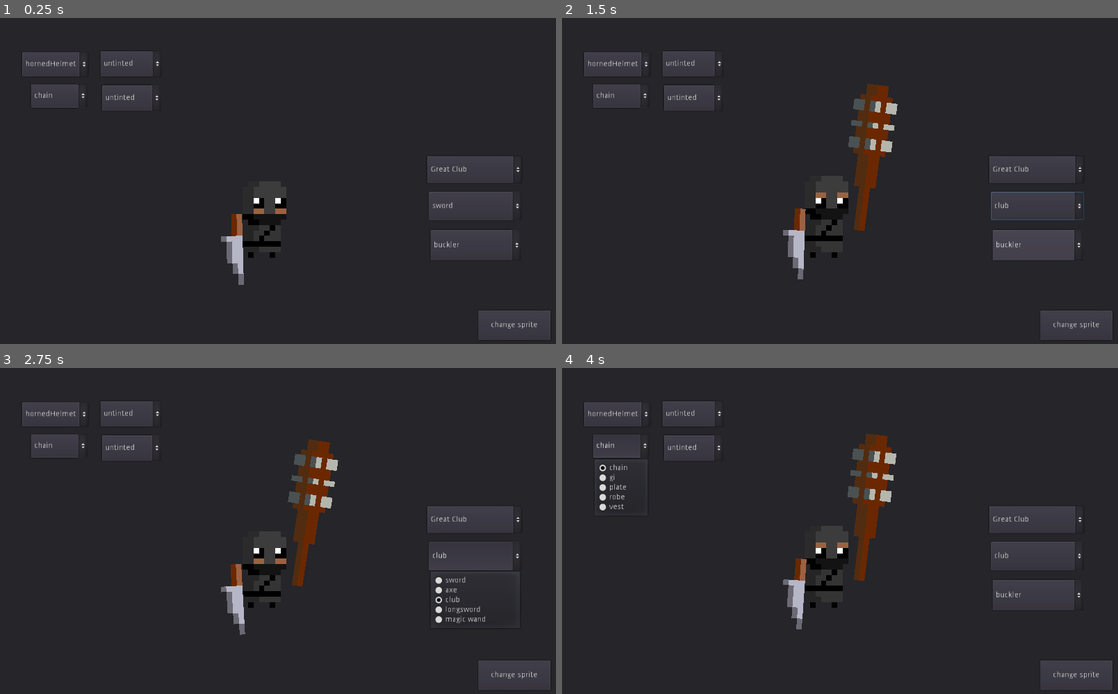
Above: before the commit, frames 1-4 (two rows, left to right).
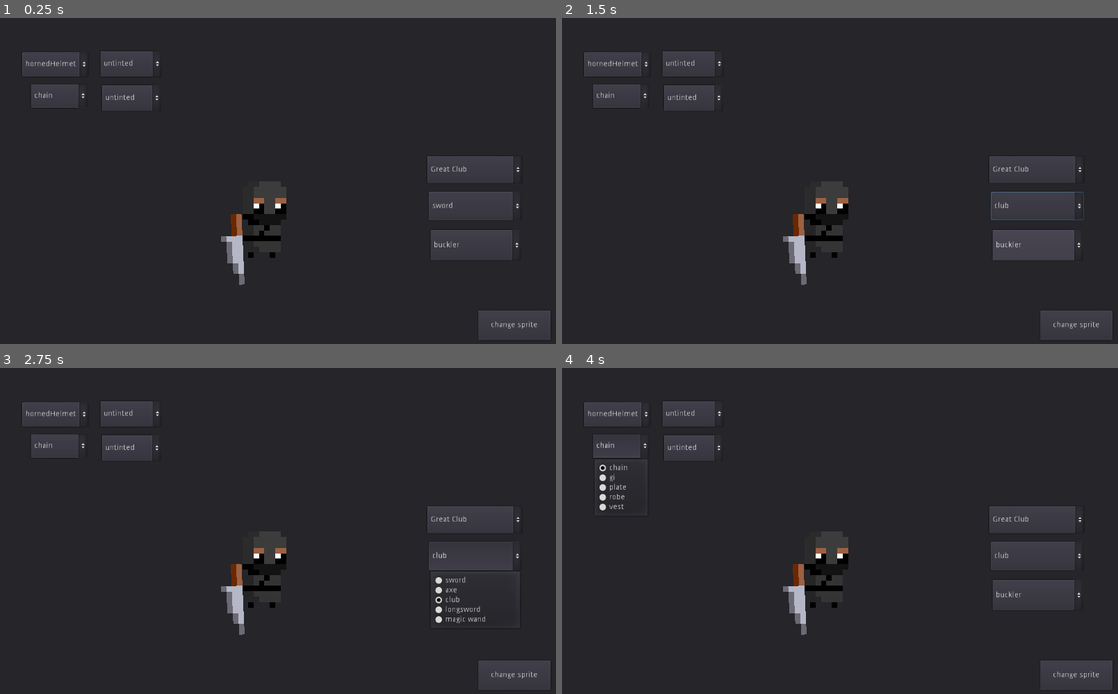
Above: after the commit, the same moments.

Repository: Christopher-Duffy/hotFireGame
Game: Godot game, scene res://scenes/world.tscn
Same seed, same stepped clock (60 frames per second), same inputs: the game is played once before the commit and once after it. This scene is started directly instead of the project's main scene.
Inputs:
- Up to frame 1 (0.25 s): no input
- Up to frame 2 (1.5 s): click "sword" at 0.5 s; click "buckler" at 1.25 s
- Up to frame 3 (2.75 s): click "club" at 2 s
- Up to frame 4 (4 s): click "untinted" at 2.75 s; click "chain" at 3.5 s

The runs differ from the first frame. In frame 1, 0.5% of the frame differs, in the area x 40-52%, y 55-82%; in frame 2, 2.6%; in frame 3, 2.5%; in frame 4, 2.7%, in the area x 39-61%, y 20-82%.
Error after the commit: Attempt to call function 'get_children' in base 'null instance' on a null instance. (res://scripts/playerAnimationDemo.gd:11)

Commit message:
Changing Sprites over the network

Diff:
--- a/scenes/characterComponents/playerSprite.tscn
+++ b/scenes/characterComponents/playerSprite.tscn
@@ -213,20 +213,20 @@
 "name": "idle_plate",
 "speed": 5.0
 }, {
+"frames": [ ExtResource( 12 ), ExtResource( 18 ), ExtResource( 21 ), ExtResource( 14 ) ],
+"loop": true,
+"name": "idle_vest",
+"speed": 5.0
+}, {
+"frames": [ ExtResource( 16 ), ExtResource( 10 ), ExtResource( 5 ), ExtResource( 24 ) ],
+"loop": true,
+"name": "idle_robe",
+"speed": 5.0
+}, {
 "frames": [ ExtResource( 20 ), ExtResource( 6 ), ExtResource( 3 ), ExtResource( 9 ) ],
 "loop": true,
 "name": "idle_chain",
 "speed": 8.0
-}, {
-"frames": [ ExtResource( 16 ), ExtResource( 10 ), ExtResource( 5 ), ExtResource( 24 ) ],
-"loop": true,
-"name": "idle_robe",
-"speed": 5.0
-}, {
-"frames": [ ExtResource( 12 ), ExtResource( 18 ), ExtResource( 21 ), ExtResource( 14 ) ],
-"loop": true,
-"name": "idle_vest",
-"speed": 5.0
 }, {
 "frames": [ ExtResource( 19 ), ExtResource( 13 ), ExtResource( 1 ), ExtResource( 4 ) ],
 "loop": true,
@@ -253,12 +253,14 @@
 frame = 2
 
 [node name="Shirt" type="AnimatedSprite" parent="."]
+visible = false
 modulate = Color( 0.262745, 0.882353, 0.0666667, 1 )
 frames = SubResource( 3 )
 animation = "idle"
 frame = 2
 
 [node name="Skin" type="Sprite" parent="."]
+visible = false
 modulate = Color( 0.835294, 0.694118, 0.517647, 1 )
 position = Vector2( 0, 1 )
 texture = ExtResource( 22 )
--- a/scripts/characterComponents/player.gd
+++ b/scripts/characterComponents/player.gd
@@ -25,7 +25,7 @@
 			motion += Vector2(0, 1)
 
 		if Input.is_action_pressed("attack"):
-			$Weapon.attack()
+			$weapon.attack()
 
 		rpc_unreliable('set_puppet_physics', position, motion)
 	else:
@@ -46,8 +46,37 @@
 func set_player_name(new_name):
 	print("set name "+new_name)
 
-
 func _ready():
 	if is_network_master():
 		get_node("camera").current=true
 	puppet_pos = position
+
+func setHat(hat,hatColor):
+	rpc('setHatNetwork',hat,hatColor)
+
+remotesync func setHatNetwork(hat,hatColor):
+	$playerSprite.setHatSprite(hat,hatColor)
+
+func setArmor(armor,armorColor):
+	rpc('setArmorNetwork',armor,armorColor)
+
+remotesync func setArmorNetwork(armor,armorColor):
+	$playerSprite.setArmorSprite(armor,armorColor)
+
+func setMainHand(mainHand):
+	rpc('setMainHandNetwork',mainHand)
+
+remotesync func setMainHandNetwork(mainHand):
+	$playerSprite.setMainHandSprite(mainHand)
+
+func setOffHand(offHand):
+	rpc('setOffHandNetwork',offHand)
+
+remotesync func setOffHandNetwork(offHand):
+	$playerSprite.setOffHandSprite(offHand)
+
+func setTwoHand(twoHand):
+	rpc('setTwoHandNetwork',twoHand)
+
+remotesync func setTwoHandNetwork(twoHand):
+	$playerSprite.setTwoHandSprite(twoHand)
--- a/scripts/characterComponents/playerSprite.gd
+++ b/scripts/characterComponents/playerSprite.gd
@@ -67,17 +67,13 @@
 	offHandSprite.visible = true
 	offHandSprite.set_texture(weaponDict[imgName])
 
-func setHatSprite(imgName):
+func setHatSprite(imgName, color):
 	hatSprite.set_texture(hatDict[imgName])
+	hatSprite.modulate = colorDict[color]
 
-func setArmorSprite(type):
+func setArmorSprite(type,color):
 	armorType = type
 	armorSprite.animation = "idle_"+armorType
-
-func setHatSpriteColor(color):
-	hatSprite.modulate = colorDict[color]
-
-func setArmorSpriteColor(color):
 	armorSprite.modulate = colorDict[color]
 
 # Called when the node enters the scene tree for the first time.
--- a/scripts/gamestate.gd
+++ b/scripts/gamestate.gd
@@ -14,6 +14,8 @@
 
 # Name for my player.
 var player_name = "The Warrior"
+
+var playerNode = null
 
 # Names for remote players in id:name format.
 var players = {}
@@ -101,6 +103,7 @@
 		if p_id == get_tree().get_network_unique_id():
 			# If node for this peer id, set name.
 			player.set_player_name(player_name)
+			playerNode = player
 		else:
 			# Otherwise set name from peer.
 			player.set_player_name(players[p_id])
--- a/scripts/playerAnimationDemo.gd
+++ b/scripts/playerAnimationDemo.gd
@@ -4,14 +4,24 @@
 # Declare member variables here. Examples:
 # var a = 2
 # var b = "text"
-
+var thisPlayer
 
 # Called when the node enters the scene tree for the first time.
 func _ready():
+	print(get_node("/root/world/Players").get_children())
+
 	get_node("playerSprite").get_node("AnimationPlayer").play("idle")
 	pass # Replace with function body.
 
+var hatColor = "untinted"
+var hat = "ninjaHood"
 
+var armorColor = "untinted"
+var armor = "gi"
+
+var mainHand = "sword"
+var offHand = "dagger"
+var twoHand = "buster"
 # Called every frame. 'delta' is the elapsed time since the previous frame.
 #func _process(delta):
 #	pass
@@ -20,104 +30,113 @@
 func _on_2hand_selected(index):
 	match index:
 		0:
-			get_node("playerSprite").setTwoHandSprite("greatclub")
+			twoHand = "greatclub"
 		1:
-			get_node("playerSprite").setTwoHandSprite("buster")
+			twoHand = "buster"
 		2:
-			get_node("playerSprite").setTwoHandSprite("goldenBuster")
+			twoHand = "goldenBuster"
 		3:
-			get_node("playerSprite").setTwoHandSprite("demonicBuster")
+			twoHand = "demonicBuster"
 		4:
-			get_node("playerSprite").setTwoHandSprite("greataxe")
+			twoHand = "greataxe"
+	gamestate.playerNode.setTwoHand(twoHand)
 
 
 func _on_mainhand_item_selected(index):
 	match index:
 		0:
-			get_node("playerSprite").setMainHandSprite("sword")
+			mainHand = "sword"
 		1:
-			get_node("playerSprite").setMainHandSprite("axe")
+			mainHand = "axe"
 		2:
-			get_node("playerSprite").setMainHandSprite("club")
+			mainHand = "club"
 		3:
-			get_node("playerSprite").setMainHandSprite("longsword")
+			mainHand = "longsword"
 		4:
-			get_node("playerSprite").setMainHandSprite("magicWand")
+			mainHand = "magicWand"
+	gamestate.playerNode.setMainHand(mainHand)
 
 
 func _on_OptionButton_item_selected(index):
 	match index:
 		0:
-			get_node("playerSprite").setOffHandSprite("buckler")
+			offHand = "buckler"
 		1:
-			get_node("playerSprite").setOffHandSprite("dagger")
+			offHand = "dagger"
 		2:
-			get_node("playerSprite").setOffHandSprite("holySymbol")
+			offHand = "holySymbol"
 		3:
-			get_node("playerSprite").setOffHandSprite("kiteShield")
+			offHand = "kiteShield"
 		4:
-			get_node("playerSprite").setOffHandSprite("voodooHead")
-
+			offHand = "voodooHead"
+	gamestate.playerNode.setOffHand(offHand)
 
 func _on_OptionButton2_item_selected(index):
-		match index:
-			0:
-				get_node("playerSprite").setHatSpriteColor("untinted")
-			1:
-				get_node("playerSprite").setHatSpriteColor("dark")
-			2:
-				get_node("playerSprite").setHatSpriteColor("ruby")
-			3:
-				get_node("playerSprite").setHatSpriteColor("emerald")
-			4:
-				get_node("playerSprite").setHatSpriteColor("sapphire")
-			5:
-				get_node("playerSprite").setHatSpriteColor("gold")
+	match index:
+		0:
+			hatColor="untinted"
+		1:
+			hatColor="dark"
+		2:
+			hatColor="ruby"
+		3:
+			hatColor="emerald"
+		4:
+			hatColor="sapphire"
+		5:
+			hatColor="gold"
+	get_node("playerSprite").setHatSprite(hat,hatColor)
+	gamestate.playerNode.setHat(hat,hatColor)
 
 
 func _on_OptionButton4_item_selected(index):
-		match index:
-			0:
-				get_node("playerSprite").setArmorSpriteColor("untinted")
-			1:
-				get_node("playerSprite").setArmorSpriteColor("dark")
-			2:
-				get_node("playerSprite").setArmorSpriteColor("ruby")
-			3:
-				get_node("playerSprite").setArmorSpriteColor("emerald")
-			4:
-				get_node("playerSprite").setArmorSpriteColor("sapphire")
-			5:
-				get_node("playerSprite").setArmorSpriteColor("gold")
+	match index:
+		0:
+			armorColor="untinted"
+		1:
+			armorColor="dark"
+		2:
+			armorColor="ruby"
+		3:
+			armorColor="emerald"
+		4:
+			armorColor="sapphire"
+		5:
+			armorColor="gold"
+	get_node("playerSprite").setArmorSprite(armor,armorColor)
+	gamestate.playerNode.setArmor(armor,armorColor)
 
 
 func _on_hatButton_item_selected(index):
 	match index:
-			0:
-				get_node("playerSprite").setHatSprite("hornedHelmet")
-			1:
-				get_node("playerSprite").setHatSprite("ninjaHood")
-			2:
-				get_node("playerSprite").setHatSprite("plateHelm")
-			3:
-				get_node("playerSprite").setHatSprite("skullCap")
-			4:
-				get_node("playerSprite").setHatSprite("wizardHat")
-
+		0:
+			hat="hornedHelmet"
+		1:
+			hat="ninjaHood"
+		2:
+			hat="plateHelm"
+		3:
+			hat="skullCap"
+		4:
+			hat="wizardHat"
+	get_node("playerSprite").setHatSprite(hat,hatColor)
+	gamestate.playerNode.setHat(hat,hatColor)
 
 
 func _on_armortype_item_selected(index):
 	match index:
-			0:
-				get_node("playerSprite").setArmorSprite("chain")
-			1:
-				get_node("playerSprite").setArmorSprite("gi")
-			2:
-				get_node("playerSprite").setArmorSprite("plate")
-			3:
-				get_node("playerSprite").setArmorSprite("robe")
-			4:
-				get_node("playerSprite").setArmorSprite("vest")
+		0:
+			armor="chain"
+		1:
+			armor="gi"
+		2:
+			armor="plate"
+		3:
+			armor="robe"
+		4:
+			armor="vest"
+	get_node("playerSprite").setArmorSprite(armor,armorColor)
+	gamestate.playerNode.setArmor(armor,armorColor)
 
 
 func _on_Button_pressed():
